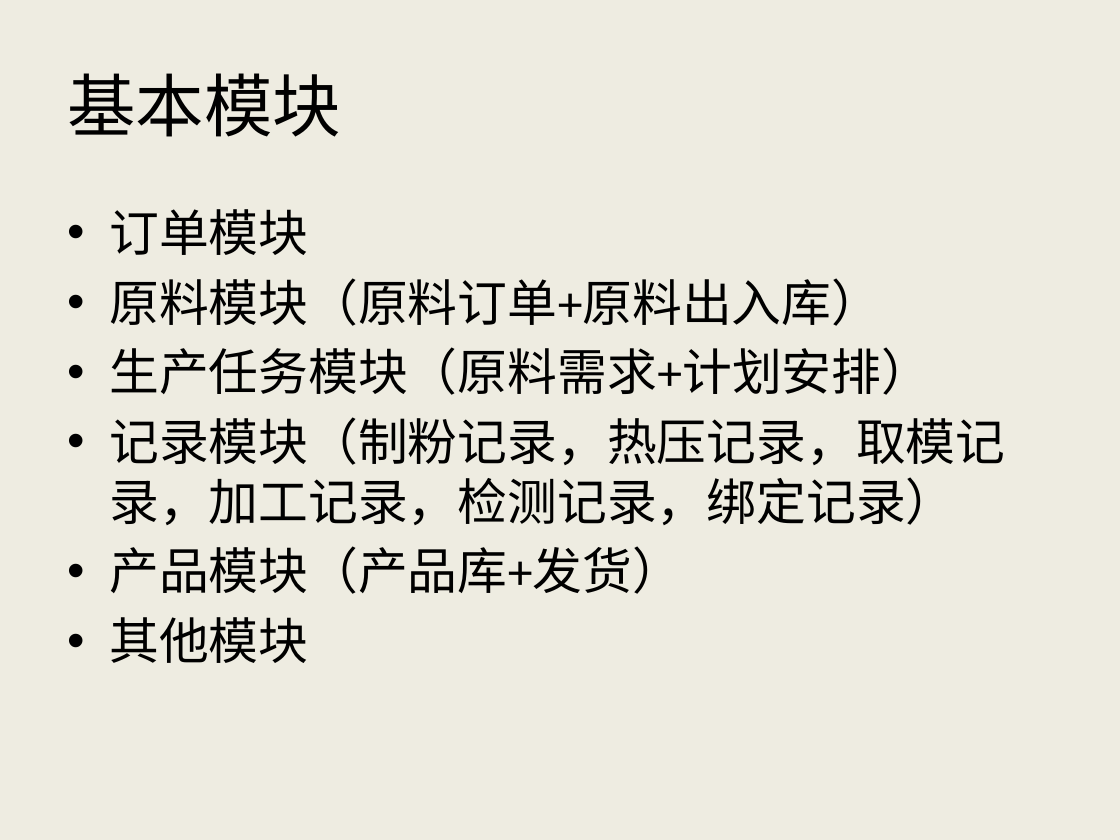
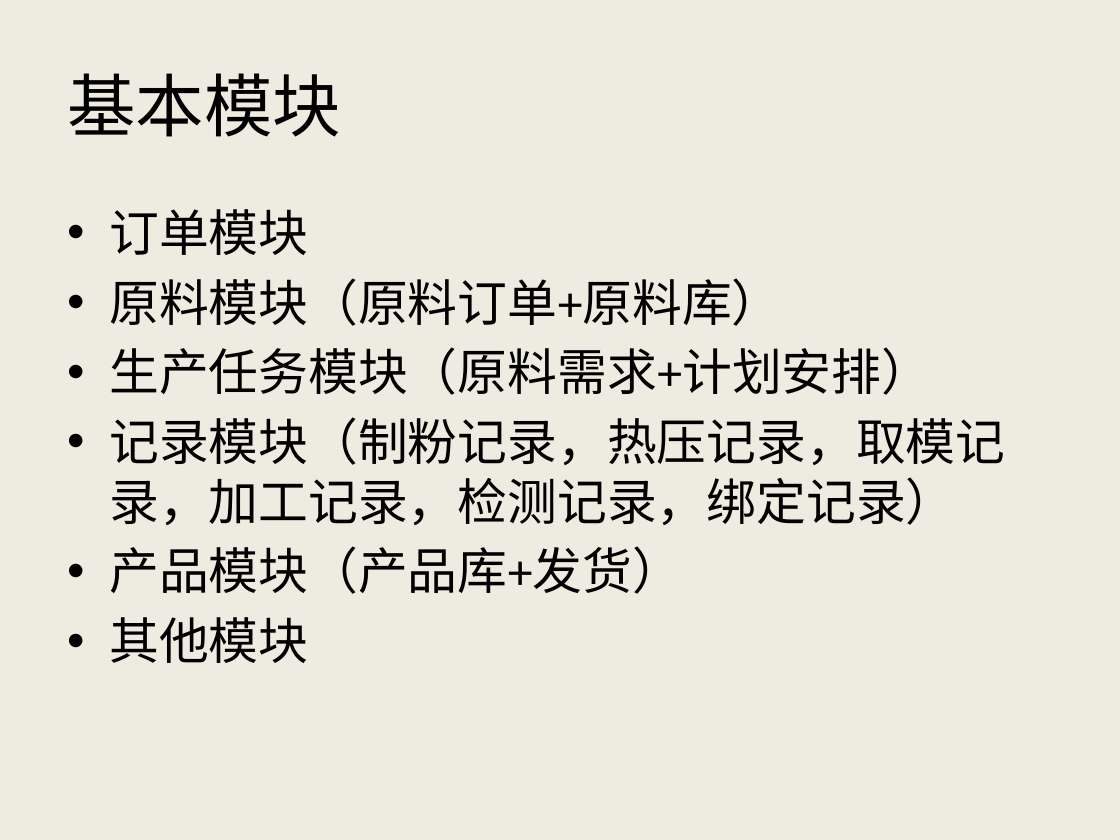
Before and after one commit to AlecSPb/PMS, a slide deck: slide 6 of PMSClient/Resource/Files/pmshelp_ch.pptx (slide 7 before the commit). Drawn at 1120x840 pixels with LibreOffice and Linux fonts; fonts in the diff are those of the drawing. Boxes give left, top, right and bottom in pixels: in the first picture for what was removed or moved away, otherwise in the second. Text is boxed around its words. In the diff, an @@ line names an element or a change of style, - is before the commit and + after.

```diff
--- a/PMSClient/Resource/Files/pmshelp_ch.pptx
+++ b/PMSClient/Resource/Files/pmshelp_ch.pptx
@@ text at <box>109,278,782,326</box>: text changed @@
-• 原料模块（原料订单+原料出入库）
+• 原料模块（原料订单+原料库）
```
Also in this commit, not shown: 2 other slides changed, 1 slide added, 2 other files.
